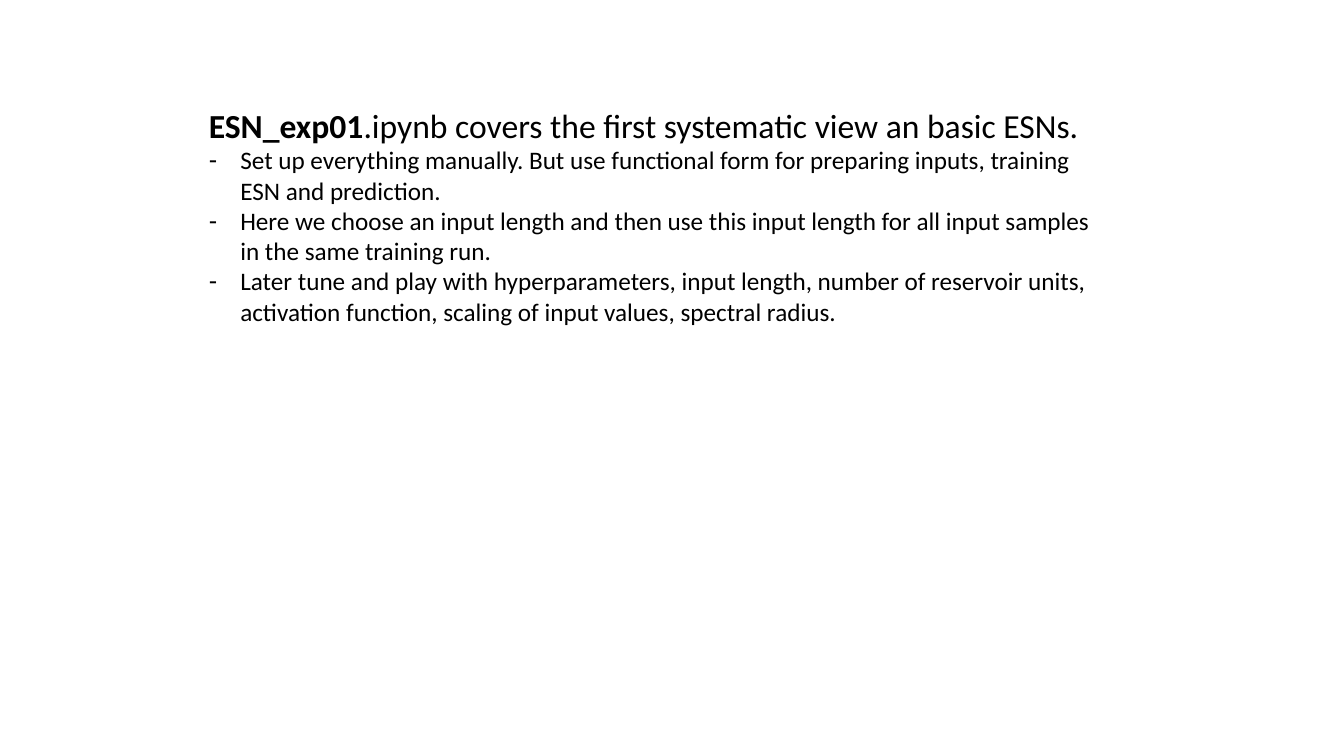
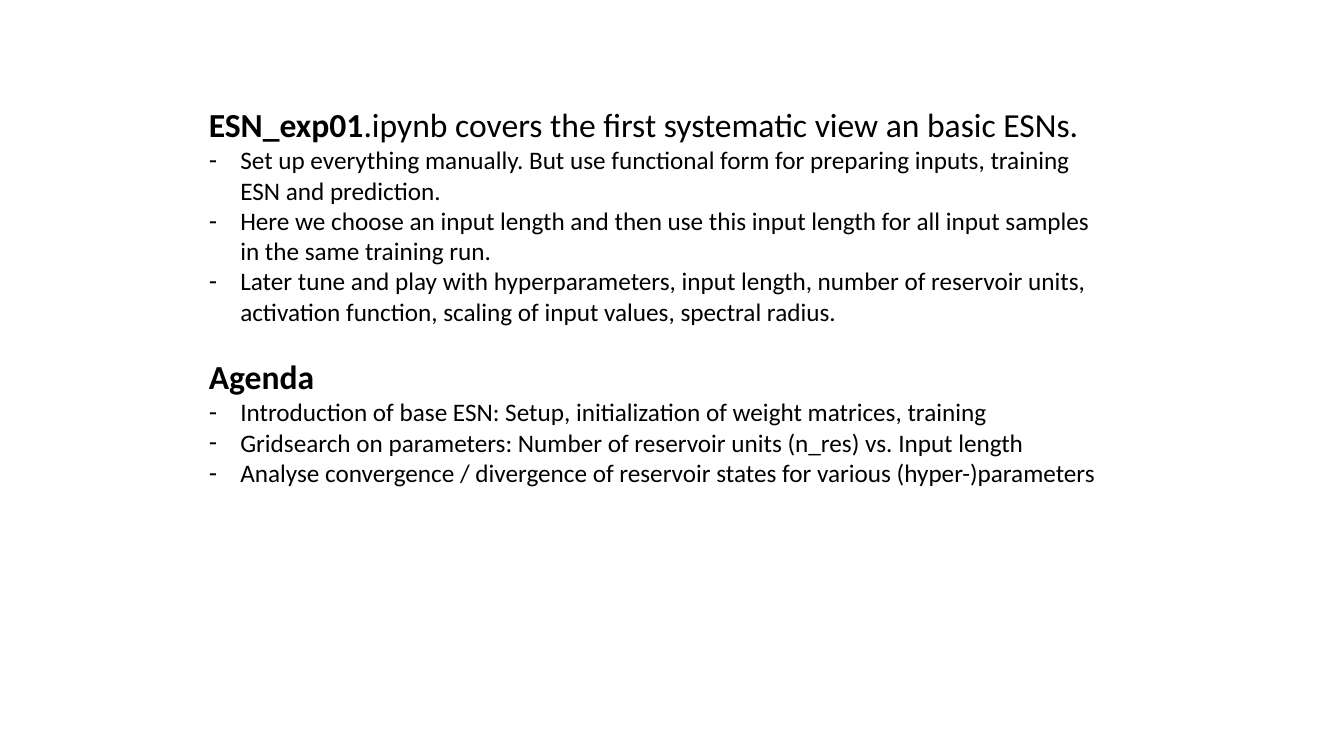
Before and after one commit to MarcoLandtHayen/EchoStateNetworks, a slide deck: slide 1 of ESN_exp01_BasicESN.pptx. Drawn at 1344x756 pixels with LibreOffice and Linux fonts; fonts in the diff are those of the drawing. Boxes give left, top, right and bottom in pixels: in the first picture for what was removed or moved away, otherwise in the second. Text is boxed around its words. In the diff, an @@ line names an element or a change of style, - is before the commit and + after.

```diff
--- a/ESN_exp01_BasicESN.pptx
+++ b/ESN_exp01_BasicESN.pptx
@@ text at (209, 365, 1095, 487): paragraphs added @@
+Agenda
+– Introduction of base ESN: Setup, initialization of weight matrices, training
+– Gridsearch on parameters: Number of reservoir units (n_res) vs. Input length
+– Analyse convergence / divergence of reservoir states for various (hyper-)parameters
```
Also in this commit, not shown: 8 other slides changed, 8 slides added, 2 other files.
